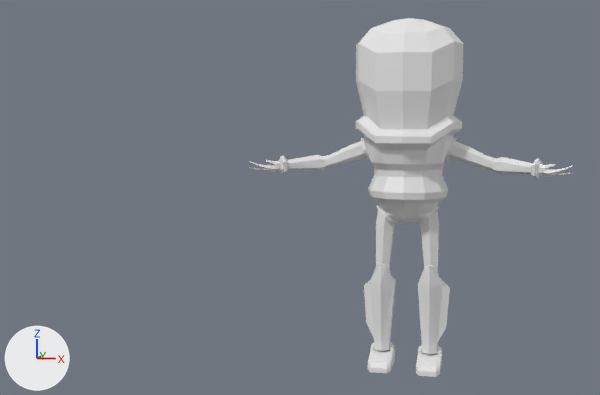
Two versions of the Blender file Tools/Models/Players/martian.blend, one commit apart.
One viewpoint serves both versions: a camera (50 mm lens) standing at (38.4, -145.9, -1.7) and looking at (2.8, 7.1, -18.1). Arrows for +X, +Y and +Z are at lower left; the lights stay in place.

The first picture shows 'martian.md2', 'martian.md2_(null.001'.
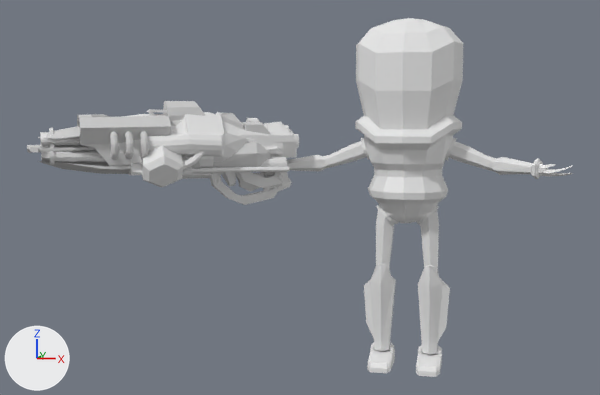
The newer file is also rescaled (x0.953), turned or shifted as a whole; pictures and numbers use the older file's frame.

Pixel boxes (x1, y1, x2, y2) of what changed, in the pictures (600 x 395 px):
'vaporizer', added: after (77, 101, 279, 188)
'smartgun', added: after (118, 109, 275, 192)
'beamgun', added: after (38, 120, 283, 192)
'flamethrower', added: after (81, 112, 266, 187)
'violator', added: after (40, 122, 297, 187)
'Mesh.001', added: after (210, 118, 299, 205)
'Mesh.002', added: after (128, 149, 290, 175)
'chaingun2', added: after (49, 128, 223, 179)
'newrocketlauncher', added: after (237, 130, 284, 188)
'newdisruptor', added: after (27, 145, 282, 187)

Patch to the scene script:
```diff
--- a/Tools/Models/Players/martian.blend.py
+++ b/Tools/Models/Players/martian.blend.py
@@ ob_beamgun @@
+ob_beamgun = bpy.data.objects.new('beamgun', me_beamgun)  # 472 vertices, 411 faces; spans x -27.3..17.9, y -6.2..5.1, z -12.6..1.5; in mat_cylinder (its picture is missing)
+ob_beamgun.location = (-16.6, 0.0, -4.8)
+ob_beamgun.rotation_euler = (0.0313, -0.0117, 0.505)  # degrees (1.8, -0.7, 29)
+ob_beamgun.scale = (0.986, 0.986, 0.986)
@@ ob_newdisruptor @@
+ob_newdisruptor = bpy.data.objects.new('newdisruptor', me_newdisruptor)  # 422 vertices, 397 faces; spans x -2.3..12.7, y -17.3..48.8, z -9.6..5.2; in mat_material (its picture is missing)
+ob_newdisruptor.location = (-10.0, -0.2, -9.5)
+ob_newdisruptor.rotation_euler = (0.0, 0.0, 2.081)  # degrees (0, 0, 119)
+ob_newdisruptor.scale = (0.7, 0.7, 0.7)
@@ ob_chaingun2 @@
+ob_chaingun2 = bpy.data.objects.new('chaingun2', me_chaingun2)  # 410 vertices, 405 faces; spans x -19.7..23.9, y -3.7..12.7, z -5.1..7.6; in mat_null (its picture is missing)
+ob_chaingun2.location = (-20.5, -5.1, -10.8)
+ob_chaingun2.rotation_euler = (0.0, 0.0, 0.515)  # degrees (0, 0, 30)
+ob_chaingun2.scale = (0.961, 0.961, 0.961)
@@ ob_flamethrower @@
+ob_flamethrower = bpy.data.objects.new('flamethrower', me_flamethrower)  # 389 vertices, 382 faces; spans x -1.5..12.28, y -3.94..1.55, z -3.35..1.62; in mat_null__002 (its picture is missing)
+ob_flamethrower.location = (-30.5, -6.7, -6.4)
+ob_flamethrower.rotation_euler = (0.0, 0.0, 0.507)  # degrees (0, 0, 29)
+ob_flamethrower.scale = (2.69, 2.69, 2.69)
@@ ob_newrocketlauncher @@
+ob_newrocketlauncher = bpy.data.objects.new('newrocketlauncher', me_newrocketlauncher)  # 384 vertices, 414 faces, 1 loose edge; spans x -0.96..6.98, y -1.47..0.43, z -2.16..1.0; in mat_null__003 (its picture is missing)
+ob_newrocketlauncher.location = (-28.4, -4.1, -8.0)
+ob_newrocketlauncher.rotation_euler = (0.000844, -0.0326, 0.52)  # degrees (0, -1.9, 30)
+ob_newrocketlauncher.scale = (4.25, 4.25, 4.25)
@@ ob_smartgun @@
+ob_smartgun = bpy.data.objects.new('smartgun', me_smartgun)  # 408 vertices, 385 faces; spans x -10.48..2.55, y 1.12..6.04, z -4.9..1.05; in mat_none_skin_jpg (its picture is missing)
+ob_smartgun.location = (-1.1, -2.7, -4.5)
+ob_smartgun.rotation_euler = (0.00133, 0.0514, 0.559)  # degrees (0.1, 2.9, 32)
+ob_smartgun.scale = (2.55, 2.55, 2.55)
@@ ob_vaporizer @@
+ob_vaporizer = bpy.data.objects.new('vaporizer', me_vaporizer)  # 414 vertices, 381 faces; spans x -4.7..8.0, y 9.5..43.1, z -16.0..-0.7; in mat_material_001 (its picture is missing)
+ob_vaporizer.location = (-43.3, -14.4, 0.5)
+ob_vaporizer.rotation_euler = (0.0119, 0.000939, -1.038)  # degrees (0.7, 0.1, -59)
+ob_vaporizer.scale = (1.11, 1.11, 1.11)
@@ ob_violator @@
+ob_violator = bpy.data.objects.new('violator', me_violator)  # 401 vertices, 386 faces; spans x -5.0..5.0, y -15.9..28.1, z -11.2..0.5; in mat_null__004 (its picture is missing)
+ob_violator.location = (-13.6, 2.4, -4.2)
+ob_violator.rotation_euler = (0.0, 0.0, 2.076)  # degrees (0, 0, 119)
+ob_violator.scale = (1.07, 1.07, 1.07)
@@ ob_mesh_001 @@
+ob_mesh_001 = bpy.data.objects.new('Mesh.001', me_mesh_001)  # 476 vertices, 492 faces; spans x -7.9..-1.7, y -26.1..-3.2, z 0.6..16.4; in mat_skin_jpg_006 (its picture is missing)
+ob_mesh_001.location = (6.6, 6.0, -20.7)
+ob_mesh_001.rotation_euler = (-0.0413, -0.0158, -1.179)  # degrees (-2.4, -0.9, -68)
+ob_mesh_001.scale = (1.05, 1.05, 1.05)
@@ ob_mesh_002 @@
+ob_mesh_002 = bpy.data.objects.new('Mesh.002', me_mesh_002)  # 352 vertices, 222 faces; spans x -7.8..6.6, y -36.2..-7.2, z 7.1..15.0; in mat_skin_tga (its picture is missing)
+ob_mesh_002.location = (8.2, 6.7, -22.4)
+ob_mesh_002.rotation_euler = (-0.0417, -0.0041, -1.254)  # degrees (-2.4, -0.2, -72)
+ob_mesh_002.scale = (1.05, 1.05, 1.05)
```
